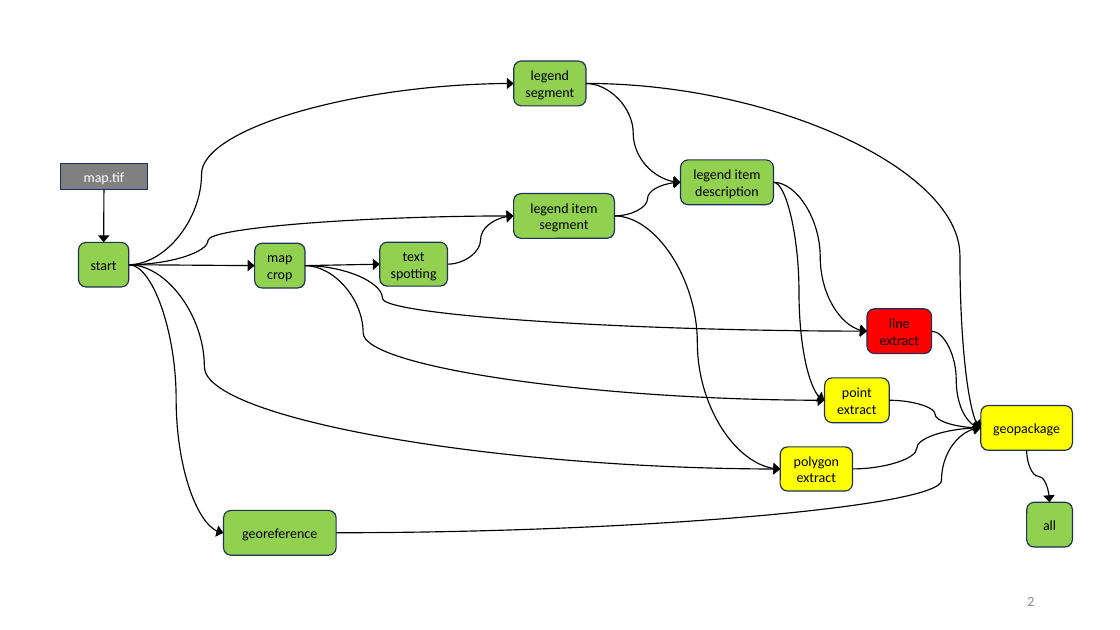
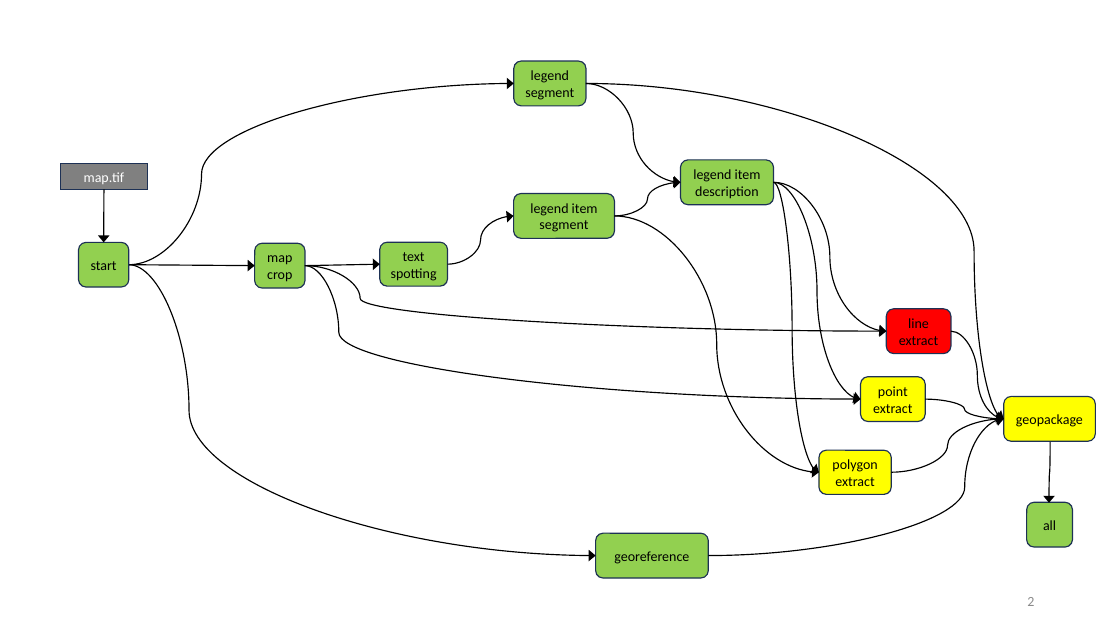
Before and after one commit to DARPA-CRITICALMAAS/ta1_integration, a slide deck: slide 2 of docs/overview.pptx. Drawn at 1120x630 pixels with LibreOffice and Linux fonts; fonts in the diff are those of the drawing. Boxes give left, top, right and bottom in pixels: in the first picture for what was removed or moved away, otherwise in the second. Text is boxed around its words. In the diff, an @@ line names an element or a change of style, - is before the commit and + after.

```diff
--- a/docs/overview.pptx
+++ b/docs/overview.pptx
@@ curved arrow moved from (586, 83) - (981, 428) to (586, 83) - (1004, 419) @@
@@ curved arrow moved from (774, 182) - (867, 331) to (774, 182) - (886, 331) @@
@@ curved arrow moved from (774, 182) - (825, 400) to (774, 182) - (860, 399) @@
@@ curved arrow added from (774, 182) to (819, 472), #000000 1 pt @@
@@ curved arrow removed from (129, 265) to (513, 216) @@
@@ curved arrow moved from (615, 216) - (781, 469) to (615, 216) - (819, 472) @@
@@ curved arrow moved from (129, 265) - (223, 533) to (129, 265) - (596, 555) @@
@@ curved arrow removed from (129, 265) to (781, 469) @@
@@ curved arrow moved from (305, 266) - (867, 331) to (305, 266) - (886, 331) @@
@@ curved arrow moved from (305, 266) - (825, 400) to (305, 266) - (860, 399) @@
@@ rounded rectangle "line extract": place and size @@
-rounded rectangle "line extract" at (867, 309, 932, 354)
+rounded rectangle "line extract" at (886, 309, 951, 354)
@@ curved arrow moved from (932, 331) - (981, 428) to (951, 331) - (1004, 419) @@
@@ rounded rectangle "point extract": place and size @@
-rounded rectangle "point extract" at (825, 378, 890, 423)
+rounded rectangle "point extract" at (860, 376, 925, 421)
@@ curved arrow moved from (336, 533) - (981, 428) to (708, 555) - (1004, 419) @@
@@ curved arrow moved from (853, 469) - (981, 428) to (891, 472) - (1004, 419) @@
@@ curved arrow moved from (890, 400) - (981, 428) to (925, 399) - (1004, 419) @@
@@ rounded rectangle "geopackage": place and size @@
-rounded rectangle "geopackage" at (981, 406, 1073, 450)
+rounded rectangle "geopackage" at (1004, 397, 1096, 441)
@@ curved arrow moved from (1027, 450) - (1049, 502) to (1050, 442) - (1049, 503) @@
@@ rounded rectangle "polygon extract": place and size @@
-rounded rectangle "polygon extract" at (781, 447, 853, 492)
+rounded rectangle "polygon extract" at (819, 450, 891, 495)
@@ rounded rectangle "georeference": place and size @@
-rounded rectangle "georeference" at (223, 511, 336, 555)
+rounded rectangle "georeference" at (596, 534, 708, 578)
```
Also in this commit, not shown: 1 other file.
